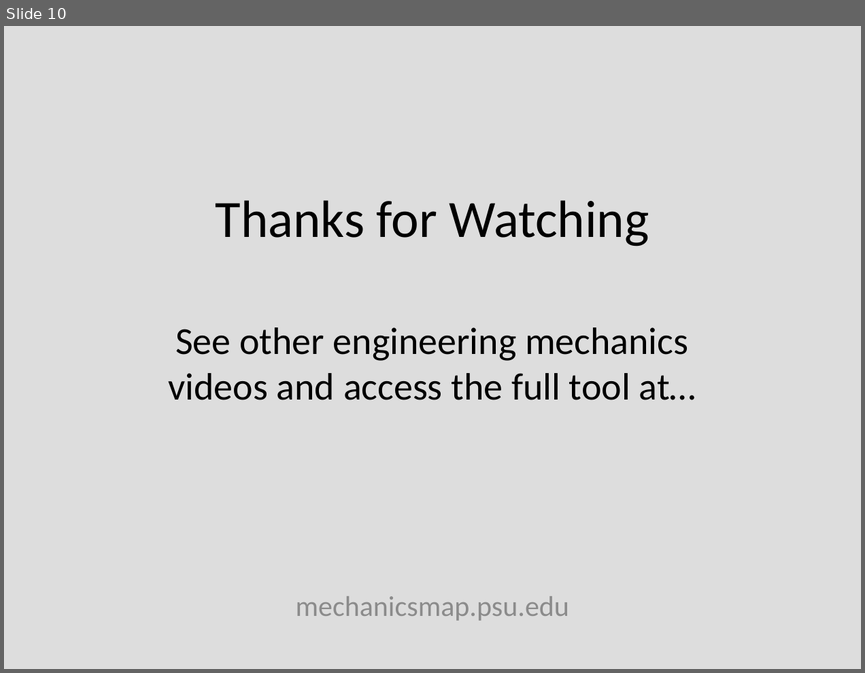
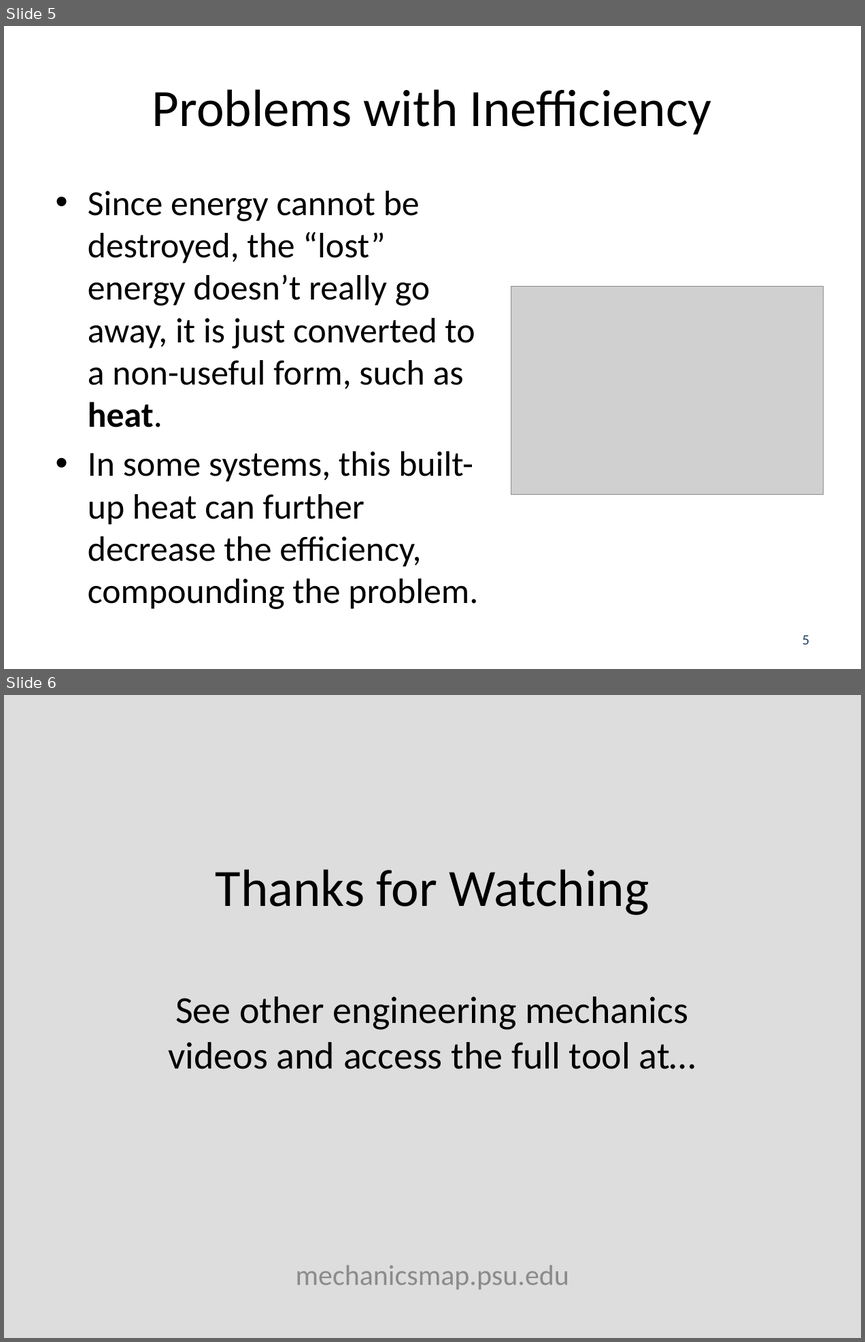
Before and after one commit to JacobMoore/mechanics_textbook, a slide deck: Lecture Slides/VideoLectureSlides/14.4.pptx. Shown one above the other, each under a label of ours: slide 10 before the commit, slides 5 and 6 after it. The pictures are 865x673 and 865x1342 pixels, drawn with LibreOffice and Linux fonts; fonts in the diff are those of the drawing; grey boxes stand for pictures; background and template pictures are left out. Boxes give left, top, right and bottom in pixels: in the first picture for what was removed or moved away, otherwise in the second. Text is boxed around its words. In the diff, an @@ line names an element or a change of style, - is before the commit and + after.

```diff
--- a/Lecture Slides/VideoLectureSlides/14.4.pptx
+++ b/Lecture Slides/VideoLectureSlides/14.4.pptx
@@ slide 5 added at box(4, 26, 861, 669), background #FFFFFF @@
@@ title added at box(152, 89, 712, 135), 44 pt, text #000000 @@
+Problems with Inefficiency
@@ text added at box(88, 191, 478, 609), 29.6 pt, text #000000 @@
+• Since energy cannot be destroyed, the “lost” energy doesn’t really go away, it is just converted to a non-useful form, such as heat.
+• In some systems, this built-up heat can further decrease the efficiency, compounding the problem.
@@ picture added at box(511, 286, 824, 495) @@
@@ page number added at box(802, 635, 810, 644), 12 pt, text #254061 @@
+5
@@ what was slide 10 is now slide 6 @@
```
Also in this commit, not shown: 1 slide changed, 5 other slides added, 11 slides removed, 37 other files.
